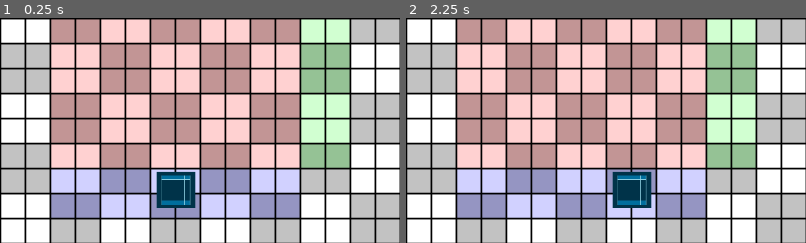
Above: before the commit, frames 1-2 (left to right).
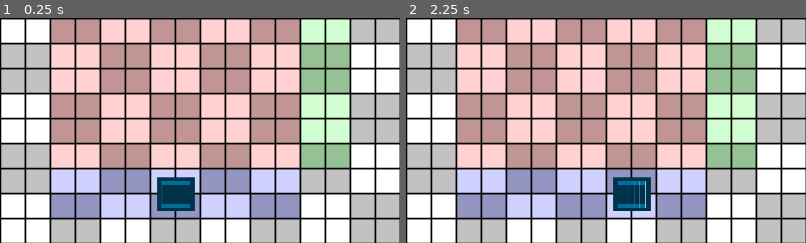
Above: after the commit, the same moments.

Repository: RafaelM4gn/Project-BulletProff
Game: Godot game, scene res://scenes/MainScene.tscn
Same seed, same stepped clock (60 frames per second), same inputs: the game is played once before the commit and once after it.
Inputs:
- Up to frame 1 (0.25 s): no input
- Up to frame 2 (2.25 s): tap Enter at 0.5, 2 s; hold D (move_right) 0.53-1.28 s; tap Space at 1.25 s; hold A (move_left) 1.28-2.03 s; hold D (move_right) from 2.03 s (still down)
The pictures show only the part of the screen within x 28-78%, y 50-100%; the shares and areas given below are measured in that part.

The runs differ from the first frame. In frame 1, 0.9% of the frame differs, in the area x 39-49%, y 68-86%; in frame 2, 1.0%, in the area x 51-62%, y 68-86%.

Commit message:
refactor: update base characters system

Diff:
--- a/scenes/Background.tscn
+++ b/scenes/Background.tscn
@@ -1,6 +1,6 @@
 [gd_scene load_steps=3 format=2]
 
-[ext_resource path="res://scripts/Background.gd" type="Script" id=1]
+[ext_resource path="res://scripts/background.gd" type="Script" id=1]
 [ext_resource path="res://assets/BackgroundPBF.png" type="Texture" id=2]
 
 [node name="Background" type="Sprite"]
--- a/scenes/MainScene.tscn
+++ b/scenes/MainScene.tscn
@@ -3,13 +3,11 @@
 [ext_resource path="res://scenes/Background.tscn" type="PackedScene" id=1]
 [ext_resource path="res://scenes/Player.tscn" type="PackedScene" id=2]
 
-[node name="Node2D" type="Node2D"]
+[node name="MainScene" type="Node2D"]
 
 [node name="Background" parent="." instance=ExtResource( 1 )]
 position = Vector2( 639, 361 )
 
-[node name="Player2" parent="." instance=ExtResource( 2 )]
-position = Vector2( 638, 600 )
-scale = Vector2( 0.183307, 0.134862 )
-
-[node name="Tween" type="Tween" parent="Player2"]
+[node name="Player" parent="." instance=ExtResource( 2 )]
+position = Vector2( 640, 642 )
+scale = Vector2( 0.178845, 0.123664 )
--- a/scenes/Player.tscn
+++ b/scenes/Player.tscn
@@ -3,8 +3,12 @@
 [ext_resource path="res://assets/Player.png" type="Texture" id=1]
 [ext_resource path="res://scripts/player.gd" type="Script" id=2]
 
-[node name="Player" type="Sprite"]
+[node name="Player" type="Node2D"]
 position = Vector2( 54, 59 )
 scale = Vector2( 0.13447, 0.0929802 )
+
+[node name="Node2D" type="Sprite" parent="."]
 texture = ExtResource( 1 )
 script = ExtResource( 2 )
+
+[node name="Tween" type="Tween" parent="Node2D"]
--- a/scripts/Background.gd
+++ /dev/null
@@ -1,7 +0,0 @@
-extends Sprite
-
-func _ready():
-	var window_size = OS.get_window_size()
-	var texture_size = self.texture.get_size()
-	var scale = Vector2(window_size.x / texture_size.x, window_size.y / texture_size.y)
-	self.scale = scale
--- a/scripts/player.gd
+++ b/scripts/player.gd
@@ -1,8 +1,8 @@
 extends Node2D
 
-var positions = [480, 560, 640, 720, 800]
+var positions = [-890, -445, 0, 445, 890]
 var current_position = 2
-var y = 635
+var y = 0
 var player_speed = 0.1
 
 onready var tween = $Tween
